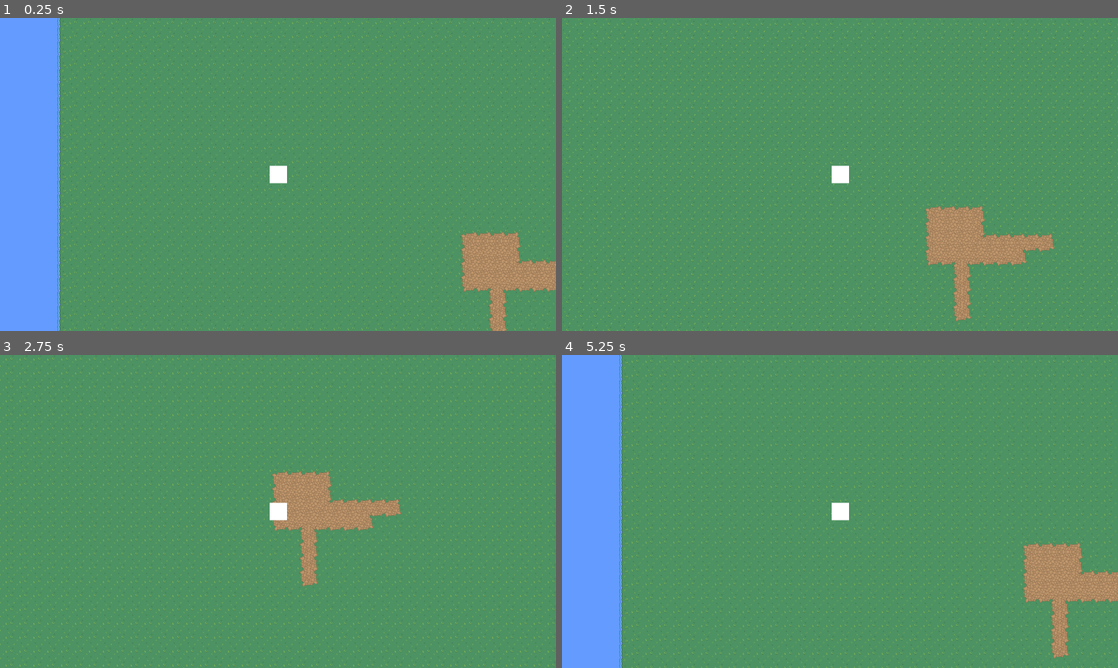
Above: before the commit, frames 1-4 (two rows, left to right).
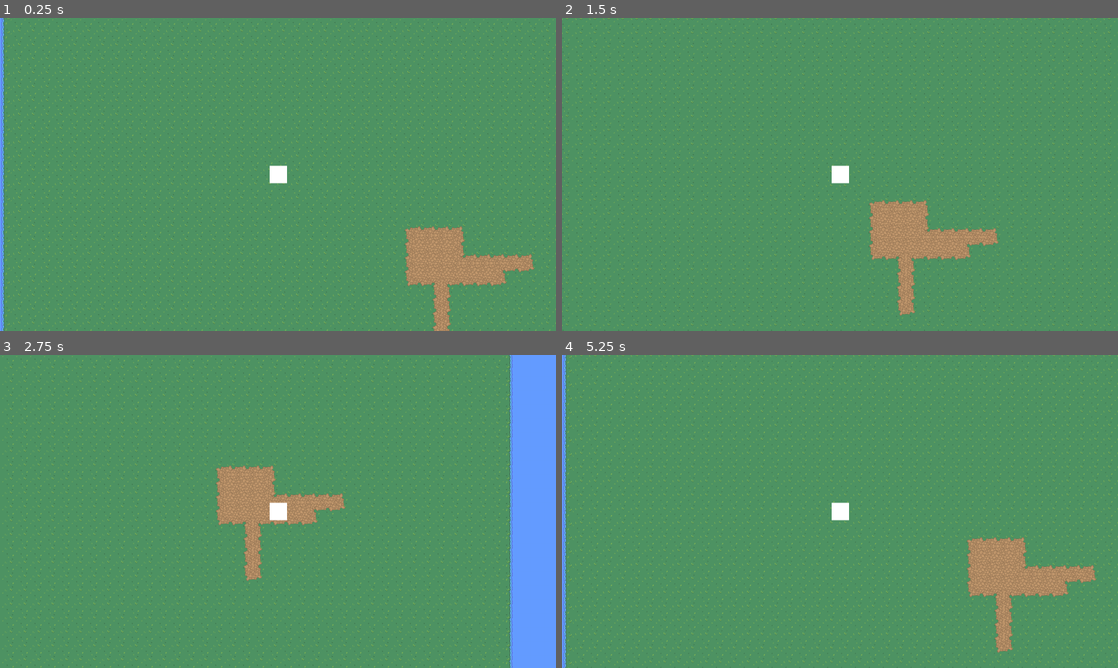
Above: after the commit, the same moments.

Repository: zolkins/RootGame
Game: Godot game, scene res://scenes/map.tscn
Same seed, same stepped clock (60 frames per second), same inputs: the game is played once before the commit and once after it. This scene is started directly instead of the project's main scene.
Inputs (mouse positions are in pixels of both pictures, inside the frame that each line leads up to):
- Up to frame 1 (0.25 s): no input
- Up to frame 2 (1.5 s): tap Enter at 0.5 s; move the mouse to (962, 158) at 0.52 s; hold Right (ui_right) 0.53-1.28 s; click (962, 158) at 0.67 s; move the mouse to (728, 190) at 1.27 s; hold Down (ui_down) from 1.28 s (still down)
- Up to frame 3 (2.75 s): move the mouse to (333, 442) at 2.02 s; release Down (ui_down) at 2.03 s; hold Right (ui_right) from 2.03 s (still down)
- Up to frame 4 (5.25 s): move the mouse to (812, 574) at 2.77 s; release Right (ui_right) at 2.78 s; hold Up (ui_up) 2.78-3.53 s; click (812, 574) at 2.92 s; move the mouse to (1006, 558) at 3.52 s; hold Left (ui_left) 3.53-5.03 s; move the mouse to (673, 464) at 4.27 s; move the mouse to (867, 511) at 5.02 s; hold Down (ui_down) from 5.03 s (still down); click (867, 511) at 5.17 s

The runs differ from the first frame. In frame 1, 19% of the frame differs, in the area x 0-100%, y 0-100%; in frame 2, 9.8%; in frame 3, 17%; in frame 4, 19%.

Commit message:
fix camera for player(limit)

Diff:
--- a/project.godot
+++ b/project.godot
@@ -66,6 +66,11 @@
 , Object(InputEventKey,"resource_local_to_scene":false,"resource_name":"","device":0,"alt":false,"shift":false,"control":false,"meta":false,"command":false,"pressed":false,"scancode":83,"physical_scancode":0,"unicode":0,"echo":false,"script":null)
  ]
 }
+pause={
+"deadzone": 0.5,
+"events": [ Object(InputEventKey,"resource_local_to_scene":false,"resource_name":"","device":0,"alt":false,"shift":false,"control":false,"meta":false,"command":false,"pressed":false,"scancode":0,"physical_scancode":16777217,"unicode":0,"echo":false,"script":null)
+ ]
+}
 
 [locale]
 
--- a/scenes/main_menu.tscn
+++ b/scenes/main_menu.tscn
@@ -1,9 +1,10 @@
-[gd_scene load_steps=8 format=2]
+[gd_scene load_steps=9 format=2]
 
 [ext_resource path="res://resources/img/MenuIcon.png" type="Texture" id=1]
 [ext_resource path="res://resources/Hercules.otf" type="DynamicFontData" id=2]
 [ext_resource path="res://resources/button_bl.tres" type="Theme" id=3]
 [ext_resource path="res://resources/img/back-to-the-roots-evelina-kremsdorf-transformed-transformed-transformed.jpeg" type="Texture" id=4]
+[ext_resource path="res://resources/chek_b.tres" type="Theme" id=5]
 
 [sub_resource type="GDScript" id=1]
 script/source = "extends Control
@@ -55,7 +56,7 @@
 font_data = ExtResource( 2 )
 
 [sub_resource type="DynamicFont" id=3]
-size = 61
+size = 90
 outline_size = 2
 font_data = ExtResource( 2 )
 
@@ -150,17 +151,18 @@
 text = "Back"
 
 [node name="full_screen_b" type="CheckButton" parent="settings"]
-margin_left = 832.0
-margin_top = 120.0
-margin_right = 908.0
-margin_bottom = 160.0
+margin_left = 424.0
+margin_top = 128.0
+margin_right = 912.0
+margin_bottom = 226.0
+theme = ExtResource( 5 )
 align = 1
 
 [node name="full_screen_l" type="Label" parent="settings"]
-margin_left = 312.0
-margin_top = 96.0
-margin_right = 584.0
-margin_bottom = 192.0
+margin_left = 360.0
+margin_top = 120.0
+margin_right = 703.0
+margin_bottom = 234.0
 theme = ExtResource( 3 )
 custom_colors/font_color = Color( 0, 0, 0, 1 )
 custom_fonts/font = SubResource( 3 )
--- a/scenes/map.tscn
+++ b/scenes/map.tscn
@@ -21,4 +21,4 @@
 tile_data = PoolIntArray( 1835044, 9, 0, 1835045, 9, 1, 1835046, 9, 1, 1835047, 9, 1, 1835048, 9, 2, 1900580, 9, 65536, …(739 unchanged characters)…
 
 [node name="player" parent="." instance=ExtResource( 1 )]
-position = Vector2( 742, 775 )
+position = Vector2( 871, 788 )
--- a/scenes/player.tscn
+++ b/scenes/player.tscn
@@ -19,6 +19,10 @@
 
 [node name="Camera2D" type="Camera2D" parent="."]
 current = true
+limit_left = 0
+limit_top = 0
+limit_right = 2080
+limit_bottom = 2080
 
 [node name="CollisionShape2D" type="CollisionShape2D" parent="."]
 shape = SubResource( 1 )
